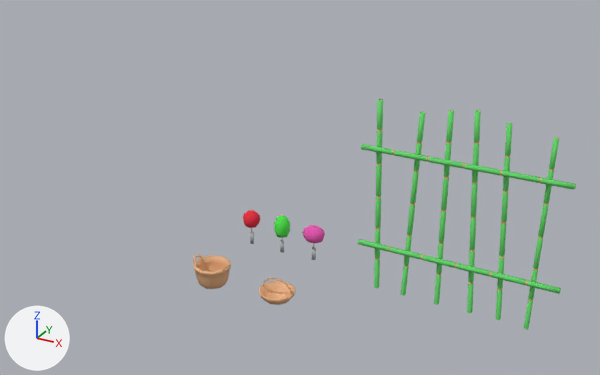
Before and after pictures for a commit that changed the Blender file Modelos/Cenario Ninja/breder semestre2 semana 8.blend.
Rendered twice from a 50 mm camera at (2.72, -8.97, 5.66) aimed at (-2.61, 0.71, 0.82). Every picture has the same lights, and +X, +Y and +Z are marked at lower left.

In view in the first picture: 'Cerca.Bambu', 'Cesta.1', 'Cesta.2', 'Furin.1', 'Furin.2', 'Furin.3'.
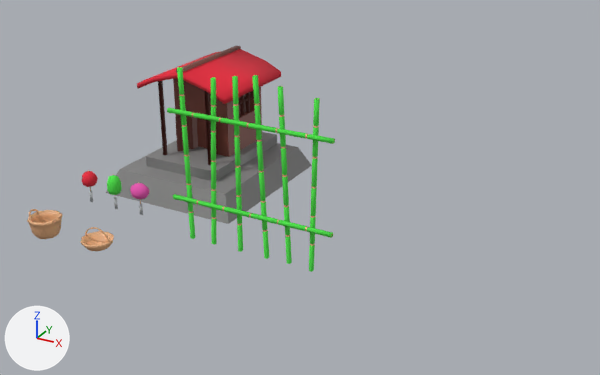
Boxes (x1, y1, x2, y2) around the edits, measured in the pictures (600 x 375 px):
'hokora', added: after (106, 46, 312, 224)
    faces in mat_material_cinza (grey #868686): (106, 132, 312, 224)
    faces in mat_material_marrom (brown #7e463c): (158, 46, 262, 165)
    faces in mat_material_vermelho (red #e72b3e): (137, 49, 281, 104)
'Cerca.Bambu', moved: before (358, 99, 576, 330); after (167, 67, 335, 272)
'Cesta.2', moved: before (193, 255, 231, 289); after (27, 209, 62, 239)
'Cesta.1', moved: before (259, 277, 296, 305); after (80, 227, 114, 251)
'Furin.3', moved: before (303, 225, 325, 260); after (130, 182, 150, 215)
'Furin.2', moved: before (274, 216, 290, 253); after (107, 175, 122, 209)
'Furin.1', moved: before (243, 209, 260, 244); after (82, 170, 98, 202)

What the commit changed:
Material 'Material.marrom' (mat_material_marrom) is new.
Its base color is (0.209, 0.0612, 0.0452) (brown #7e463c).
Material 'Material.cinza' (mat_material_cinza) is new.
Its base color is (0.238, 0.238, 0.238) (grey #868686).
Mesh me_hokora is new.
It has 329 vertices, 226 faces and spans x -1.22..1.22, y -1.43..1.29, z 0.02..2.15.
Faces by material slot: [14, 33, 179].
It uses material mat_material_cinza (grey #868686).
It uses material mat_material_vermelho (red #e72b3e).
It uses material mat_material_marrom (brown #7e463c).
Object 'Cerca.Bambu' (ob_cerca_bambu) moves from (0.0, 0.0, 0.0) to (-3.0, 0.0, 0.0).
Object 'Cesta.1' (ob_cesta_1) moves from (-2.0, -1.0, 0.0) to (-5.0, -1.0, 0.0).
Object 'Cesta.2' (ob_cesta_2) moves from (-3.0, -1.0, 0.0) to (-6.0, -1.0, 0.0).
Object 'Furin.1' (ob_furin_1) moves from (-3.0, 0.0, 0.5) to (-6.0, 0.0, 0.5).
Object 'Furin.2' (ob_furin_2) moves from (-2.5, 0.0, 0.5) to (-5.5, 0.0, 0.5).
Object 'Furin.3' (ob_furin_3) moves from (-2.0, 0.0, 0.5) to (-5.0, 0.0, 0.5).
Object 'hokora' (ob_hokora) is new; it shows me_hokora.
Its location is (-5.0, 2.0, 0.0).
